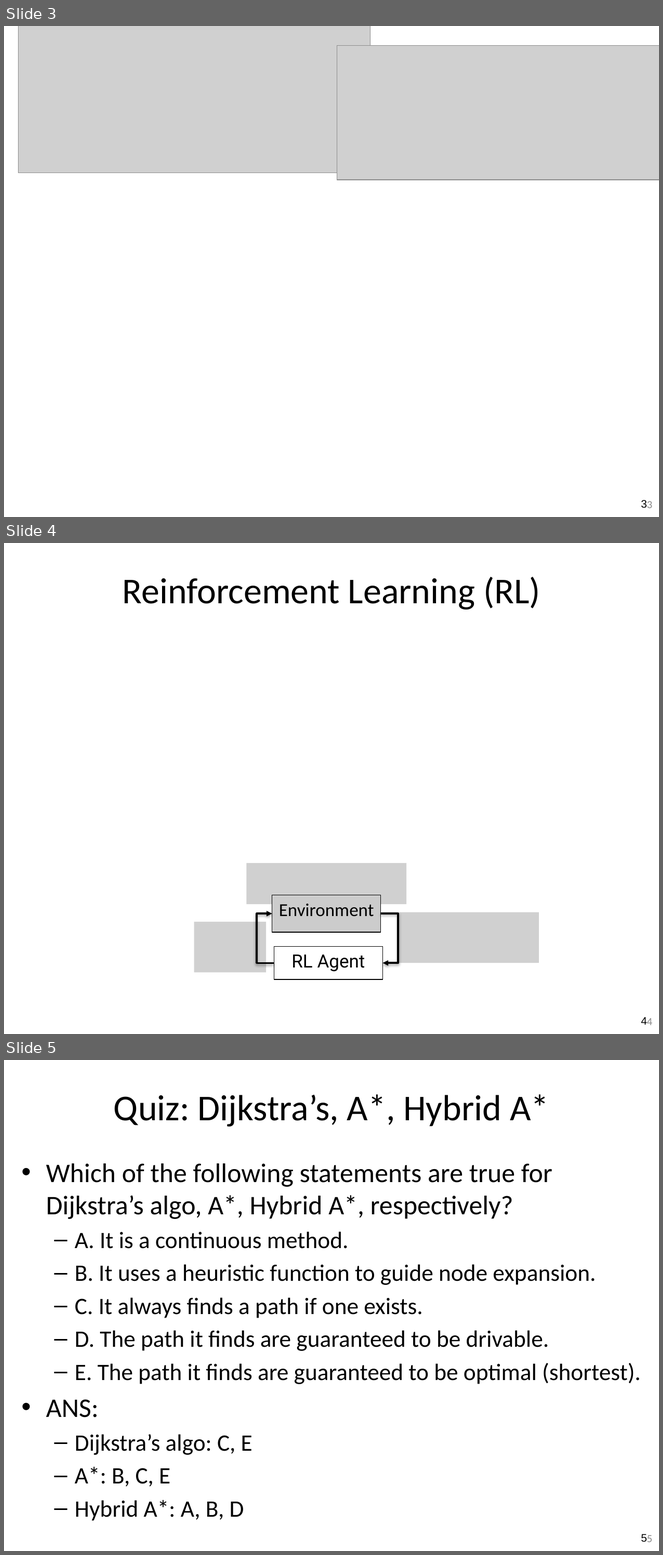
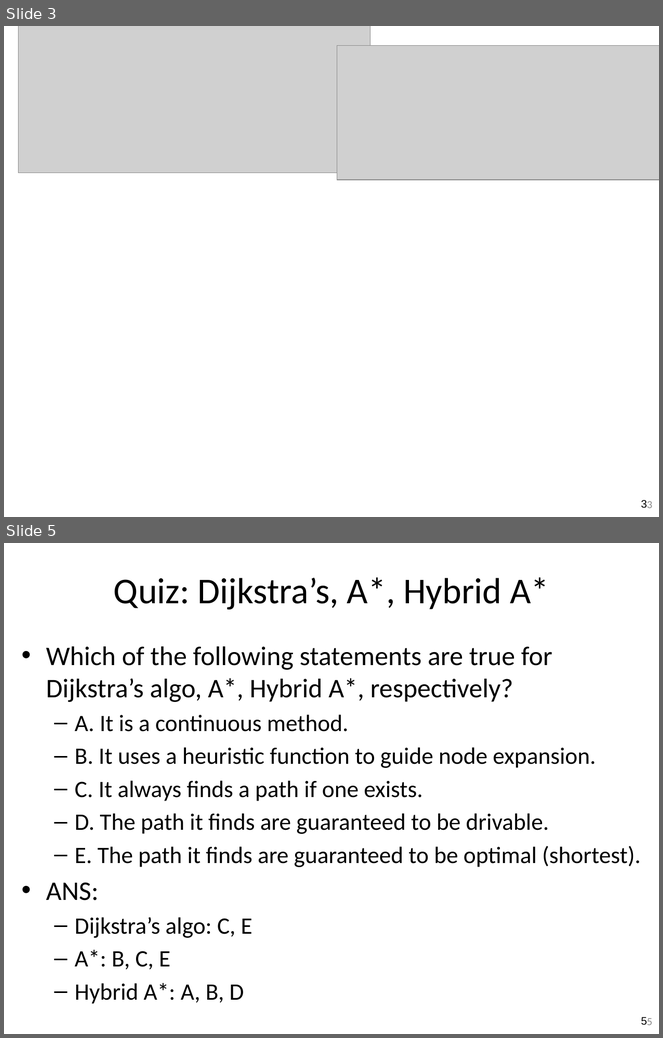
Before and after one commit to guzonghua/saav, a slide deck: PPTs/bak/UMU SDC TODO.pptx. Shown one above the other, each under a label of ours: slides 3, 4 and 5 before the commit, slides 3 and 5 after it; the slides between them are not shown. The pictures are 663x1555 and 663x1038 pixels, drawn with LibreOffice and Linux fonts; fonts in the diff are those of the drawing; grey boxes stand for pictures. Boxes give left, top, right and bottom in pixels: in the first picture for what was removed or moved away, otherwise in the second. Text is boxed around its words. In the diff, an @@ line names an element or a change of style, - is before the commit and + after.

```diff
--- a/PPTs/bak/UMU SDC TODO.pptx
+++ b/PPTs/bak/UMU SDC TODO.pptx
@@ slide 4 removed at (4, 543, 659, 1034), background #FFFFFF; not listed: 1 template element that a slide beside it also shows @@
@@ title removed at (123, 577, 541, 610) @@
-Reinforcement Learning (RL)
@@ picture removed at (246, 863, 406, 905) @@
@@ group removed at (257, 895, 399, 979): 2 rectangles, 2 elbow arrows @@
-Environment
-RL Agent
@@ picture removed at (399, 913, 539, 963) @@
@@ picture removed at (194, 922, 266, 972) @@
@@ rectangle removed at (67, 949, 600, 975) @@
@@ page number removed at (641, 1017, 647, 1025) @@
-4
```
Also in this commit, not shown: 1 slide added, 6 other files.
